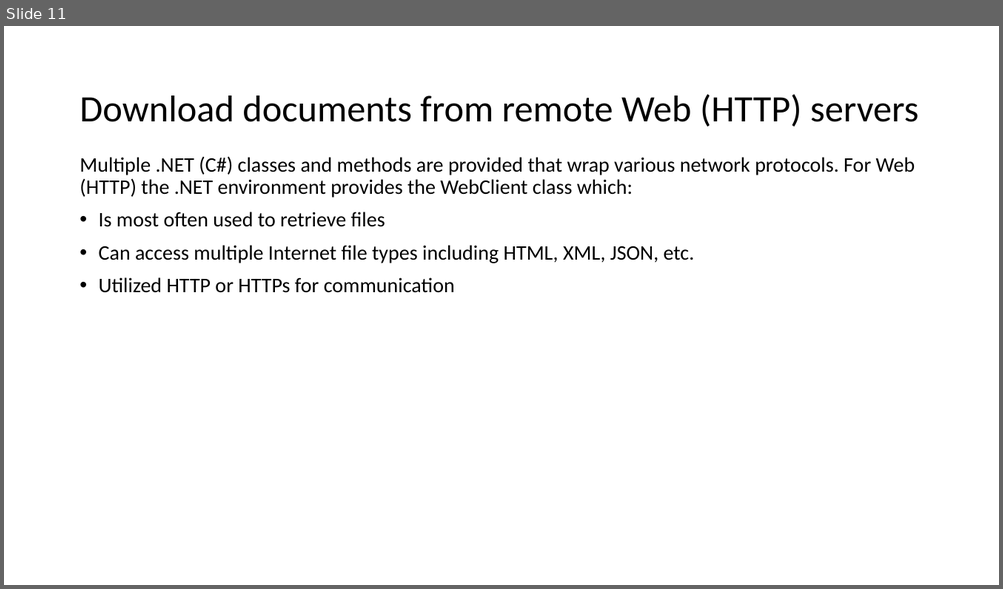
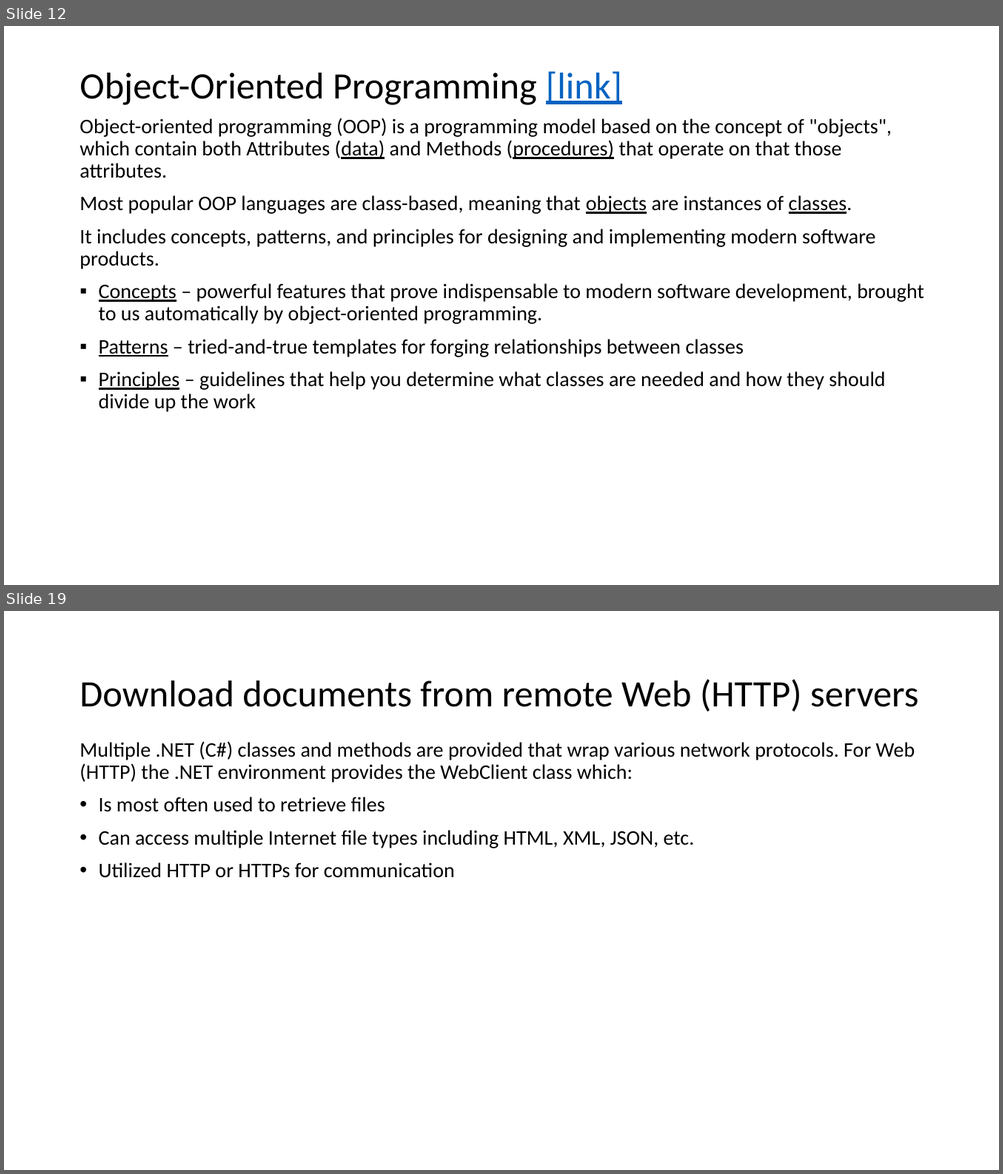
Before and after one commit to EricJPogue/www-epogue-info, a slide deck: CPSC-24500/Week08/2017SpringW08Slides.pptx. Shown one above the other, each under a label of ours: slide 11 before the commit, slides 12 and 19 after it; the slides between them are not shown. The pictures are 1003x589 and 1003x1174 pixels, drawn with LibreOffice and Linux fonts; fonts in the diff are those of the drawing. Boxes give left, top, right and bottom in pixels: in the first picture for what was removed or moved away, otherwise in the second. Text is boxed around its words. In the diff, an @@ line names an element or a change of style, - is before the commit and + after.

```diff
--- a/CPSC-24500/Week08/2017SpringW08Slides.pptx
+++ b/CPSC-24500/Week08/2017SpringW08Slides.pptx
@@ slide 12 added at (x1=4, y1=26, x2=999, y2=585), background #FFFFFF @@
@@ title added at (x1=79, y1=71, x2=622, y2=105), 36 pt, text #000000 @@
+Object-Oriented Programming [link]
@@ text added at (x1=79, y1=118, x2=924, y2=412), 20 pt, text #000000 @@
+Object-oriented programming (OOP) is a programming model based on the concept of "objects", which contain both Attributes (data) and Methods (procedures) that operate on that those attributes.
+Most popular OOP languages are class-based, meaning that objects are instances of classes.
+It includes concepts, patterns, and principles for designing and implementing modern software products.
+▪ Concepts – powerful features that prove indispensable to modern software development, brought to us automatically by object-oriented programming.
+▪ Patterns – tried-and-true templates for forging relationships between classes
+▪ Principles – guidelines that help you determine what classes are needed and how they should divide up the work
@@ what was slide 11 is now slide 19 @@
```
Also in this commit, not shown: 4 slides changed, 14 other slides added, 10 slides removed, 3 other files.
